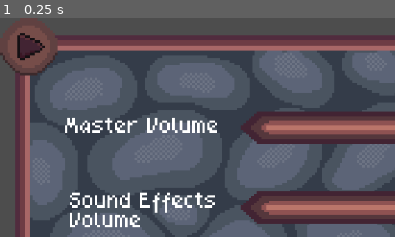
Above: before the commit, frame 1.
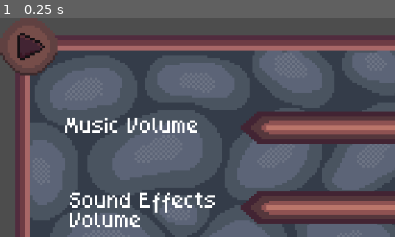
Above: after the commit, the same moment.

Repository: WilliamPickle/Aegis-of-Evergreen
Game: Godot game, scene res://scenes/settings_menu.tscn
Two runs of this game, one before a commit and one after it. Both use one fixed random seed, a clock stepped at 60 frames per second and the inputs below. This scene is started directly instead of the project's main scene.
Inputs:
- Up to frame 1 (0.25 s): no input
The pictures show only the part of the screen within x 0-50%, y 0-50%; the shares and areas given below are measured in that part.

The runs differ from the first frame. In frame 1, 1.0% of the frame differs, in the area x 20-55%, y 45-53%.

Commit message:
Quick settings fix
Cleaned up some issues from the settings push, also added better  documentation to tower_placement script.

Diff:
--- a/Slider_theme.tres
+++ /dev/null
@@ -1,14 +0,0 @@
-[gd_resource type="Theme" load_steps=4 format=3 uid="uid://bdqkjqmeyiq7m"]
-
-[ext_resource type="Texture2D" uid="uid://koyuh43qf42f" path="res://assets/sprites/settings screen/Wooden Slider Button fixed.png" id="1_b6mp0"]
-[ext_resource type="Texture2D" uid="uid://bg6t2oqf4ht45" path="res://assets/sprites/settings screen/Wooden Slider R2 fixed.png" id="2_h00ic"]
-
-[sub_resource type="StyleBoxTexture" id="StyleBoxTexture_b6mp0"]
-texture = ExtResource("2_h00ic")
-modulate_color = Color(0.125911, 0.125911, 0.125911, 1)
-
-[resource]
-HSlider/icons/grabber = ExtResource("1_b6mp0")
-HSlider/icons/grabber_disabled = ExtResource("1_b6mp0")
-HSlider/icons/grabber_highlight = ExtResource("1_b6mp0")
-HSlider/styles/slider = SubResource("StyleBoxTexture_b6mp0")
--- a/default_bus_layout.tres
+++ b/default_bus_layout.tres
@@ -1,7 +1,6 @@
-[gd_resource type="AudioBusLayout" format=3 uid="uid://dmhn8t4rqdxqs"]
+[gd_resource type="AudioBusLayout" format=3 uid="uid://d3fh2l7cc36x5"]
 
 [resource]
-bus/0/volume_db = -0.130497
 bus/1/name = &"sfx"
 bus/1/solo = false
 bus/1/mute = false
--- a/scenes/icon_screen.tscn
+++ /dev/null
@@ -1,9 +0,0 @@
-[gd_scene load_steps=3 format=3 uid="uid://doqfawclx2543"]
-
-[ext_resource type="Script" uid="uid://dk2mcxcmp3y28" path="res://scripts/scene_script.gd" id="1_1s7j6"]
-[ext_resource type="PackedScene" uid="uid://dhk8e3c4u1mcj" path="res://scenes/menu_screen.tscn" id="1_htc0g"]
-
-[node name="current_scene" type="Node2D"]
-script = ExtResource("1_1s7j6")
-
-[node name="menu_screen" parent="." instance=ExtResource("1_htc0g")]
--- a/scenes/menu_screen.tscn
+++ /dev/null
@@ -1,112 +0,0 @@
-[gd_scene load_steps=7 format=3 uid="uid://dhk8e3c4u1mcj"]
-
-[ext_resource type="Script" path="res://scripts/MenuAnimationTest2.gd" id="1_ar34o"]
-[ext_resource type="Texture2D" uid="uid://jv4im4li5w3q" path="res://assets/sprites/menu screen/sky_background_v5.png" id="2_ar34o"]
-[ext_resource type="Texture2D" uid="uid://0bfp6n5i2pjv" path="res://assets/sprites/menu screen/tree_bg3_v5.png" id="3_amt2q"]
-[ext_resource type="Texture2D" uid="uid://cul0syws4f3e6" path="res://assets/sprites/menu screen/tree_bg2_v5.png" id="4_gld7y"]
-[ext_resource type="Texture2D" uid="uid://dr4ao8aiam1fi" path="res://assets/sprites/menu screen/tree_bg1_v5.png" id="5_g2cvw"]
-[ext_resource type="FontFile" uid="uid://c1bsj8ugs22bk" path="res://assets/fonts/quaver.ttf" id="6_ar34o"]
-
-[node name="menu_screen" type="Node2D"]
-
-[node name="background" type="Area2D" parent="."]
-script = ExtResource("1_ar34o")
-
-[node name="sky" type="Sprite2D" parent="background"]
-texture = ExtResource("2_ar34o")
-
-[node name="Camera2D" type="Camera2D" parent="background"]
-zoom = Vector2(3.6, 3.6)
-limit_smoothed = true
-
-[node name="tree3" type="Sprite2D" parent="background"]
-z_index = 1
-position = Vector2(-160, 1)
-texture = ExtResource("3_amt2q")
-
-[node name="tree2" type="Sprite2D" parent="background"]
-z_index = 3
-position = Vector2(-160, 1)
-texture = ExtResource("4_gld7y")
-
-[node name="tree1" type="Sprite2D" parent="background"]
-z_index = 5
-position = Vector2(-160, 1)
-texture = ExtResource("5_g2cvw")
-
-[node name="Button" type="Button" parent="background"]
-show_behind_parent = true
-offset_left = -165.0
-offset_top = -95.0
-offset_right = 164.0
-offset_bottom = 95.0
-
-[node name="menu_text" type="Node" parent="."]
-
-[node name="title" type="Label" parent="menu_text"]
-z_index = 2
-offset_left = -92.0
-offset_top = -79.0
-offset_right = 97.0
-offset_bottom = -12.0
-theme_override_colors/font_color = Color(0.507598, 0.276844, 0.190213, 1)
-theme_override_fonts/font = ExtResource("6_ar34o")
-theme_override_font_sizes/font_size = 32
-text = "Aegis Of Evergreen"
-horizontal_alignment = 1
-autowrap_mode = 2
-
-[node name="title" type="Label" parent="menu_text/title"]
-z_index = 3
-layout_mode = 0
-offset_left = -2.0
-offset_right = 187.0
-offset_bottom = 67.0
-theme_override_colors/font_color = Color(0.797101, 0.8054, 0.725438, 1)
-theme_override_fonts/font = ExtResource("6_ar34o")
-theme_override_font_sizes/font_size = 32
-text = "Aegis Of Evergreen"
-horizontal_alignment = 1
-autowrap_mode = 2
-
-[node name="start title" type="Label" parent="menu_text"]
-z_index = 2
-offset_left = -95.0
-offset_top = -6.0
-offset_right = 94.0
-offset_bottom = 4.0
-theme_override_colors/font_color = Color(0.507598, 0.276844, 0.190213, 1)
-theme_override_fonts/font = ExtResource("6_ar34o")
-theme_override_font_sizes/font_size = 8
-text = "- Click Anywhere to Start -"
-horizontal_alignment = 1
-autowrap_mode = 2
-
-[node name="start title" type="Label" parent="menu_text/start title"]
-z_index = 2
-layout_mode = 0
-offset_left = -1.0
-offset_right = 188.0
-offset_bottom = 10.0
-theme_override_colors/font_color = Color(0.797101, 0.8054, 0.725438, 1)
-theme_override_fonts/font = ExtResource("6_ar34o")
-theme_override_font_sizes/font_size = 8
-text = "- Click Anywhere to Start -"
-horizontal_alignment = 1
-autowrap_mode = 2
-
-[node name="splash text" type="Label" parent="menu_text"]
-z_index = 2
-offset_left = 26.0
-offset_top = 39.0
-offset_right = 215.0
-offset_bottom = 49.0
-rotation = -0.733134
-theme_override_colors/font_color = Color(0.895615, 0.737374, 0.191488, 1)
-theme_override_fonts/font = ExtResource("6_ar34o")
-theme_override_font_sizes/font_size = 8
-text = "game good!"
-horizontal_alignment = 1
-autowrap_mode = 2
-
-[connection signal="button_down" from="background/Button" to="background" method="_on_button_button_down"]
--- a/scenes/settings_menu.tscn
+++ b/scenes/settings_menu.tscn
@@ -206,7 +206,7 @@
 theme_override_fonts/bold_font = ExtResource("3_lwwgp")
 theme_override_font_sizes/normal_font_size = 8
 theme_override_styles/normal = SubResource("StyleBoxEmpty_75x6d")
-text = "Master Volume"
+text = "Music Volume"
 
 [node name="RichTextLabel" type="RichTextLabel" parent="."]
 offset_left = -132.0
--- a/scenes/test_scene.tscn
+++ /dev/null
@@ -1,11 +0,0 @@
-[gd_scene format=3 uid="uid://cjekd1bg4c83o"]
-
-[node name="TestScene" type="Node2D"]
-
-[node name="Camera2D" type="Camera2D" parent="."]
-
-[node name="Button" type="Button" parent="."]
-offset_left = -51.0
-offset_top = -30.0
-offset_right = 48.0
-offset_bottom = 25.0
--- a/scripts/Towers/tower_placement.gd
+++ b/scripts/Towers/tower_placement.gd
@@ -1,17 +1,21 @@
 extends Button
 class_name Tower_Placement
 
+# The dictionary of all towers
 const towers : Dictionary = {
 	"Tower" = preload("res://scenes/Towers/Tower.tscn"),
 }
 static var is_placing := false
 static var new_tower : Tower
+# Refrence the area to add to the tower once spawned
 @export var map_area : Area2D
+# The tower type, if its squirrel or goat tower
 @export var tower_type : String
 
 func _ready() -> void:
 	button_down.connect(place_tower)
 
+# When player clicks on the spawn tower function.
 func place_tower() -> void:
 	if is_placing:
 		return
@@ -22,11 +26,15 @@
 
 func _input(event: InputEvent) -> void:
 	if event is InputEventMouseButton and event.pressed:
+		# If player left clicks and if is possible to place
+		# tower, place the tower
 		if event.button_index == MOUSE_BUTTON_LEFT and is_placing:
 			var can_place : bool = new_tower.place_tower()
 			if not can_place: return
 			new_tower = null
 			is_placing = false
+		# If player right clicks cancel tower placement
+		# left click will always be registered before a right click.
 		elif event.button_index == MOUSE_BUTTON_RIGHT and is_placing:
 			new_tower.queue_free()
 			new_tower = null
--- a/scripts/settings_script.gd
+++ b/scripts/settings_script.gd
@@ -14,7 +14,7 @@
 	music_volume.drag_ended.connect(_on_volume_change)
 
 
-func _on_volume_change(value_changed: bool, is_music_volume:= true) -> void:
+func _on_volume_change(_value_changed: bool, is_music_volume:= true) -> void:
 	if is_music_volume:
 		if music_volume.value == 0.0:
 			AudioServer.set_bus_mute(MUSIC_IDX, true)
